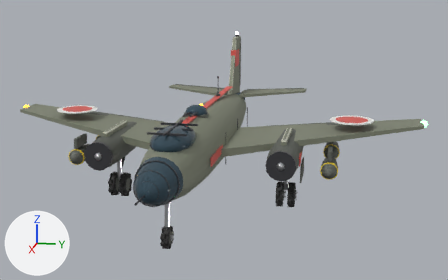
What one commit did to the glTF model assets/models/bomber_red.glb.
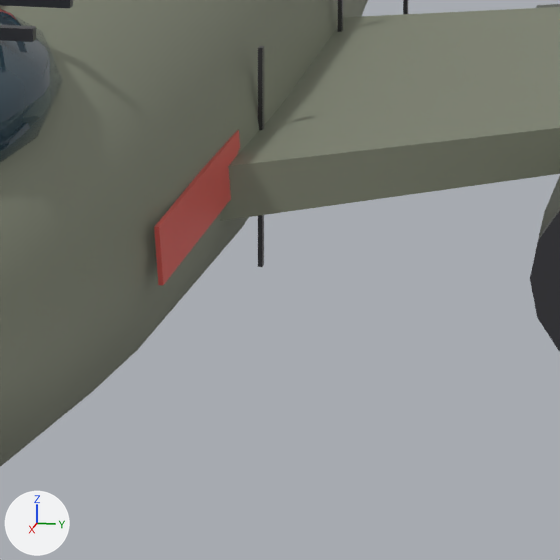
Old and new are each drawn whole from a camera (50 mm lens) standing at (9.51, 2.21, 3.3) and looking at (-0.08, 0.29, 0.9) and again close up on the part from 42% to 60% of the width and 45% to 74% of the height. The axes (+X, +Y, +Z) are drawn at lower left. The lights are the same throughout. The last two pictures show the newer version. Where no turn or scale is listed for an object, it has been applied to the vertices. Vertices at exactly the same position are counted once.

The first close-up shows 'Body'.
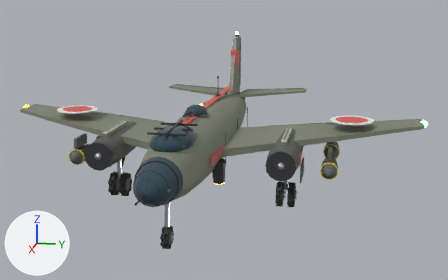
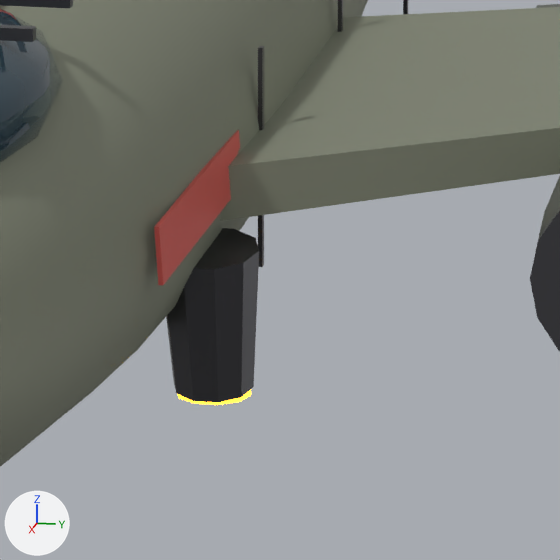
Where the change shows, as pixel boxes [x1, y1, x2, y2] in the close-ups (560 x 560 px):
part 1 of me_body, added
    after: [177, 390, 251, 405]
part 2 of me_body, added
    after: [166, 228, 259, 402]

Diff of the bpy script that builds the scene:
```diff
--- a/assets/models/bomber_red.glb.py
+++ b/assets/models/bomber_red.glb.py
@@ me_body @@
 # used by ob_body; location = (0.0, 0.0, 0.0)
-me_body.from_pydata(...)  # 4558 vertices, 8014 faces; spans x -3.6..3.4, y -3.48..3.48, z 0.0..2.46
+me_body.from_pydata(...)  # 2936 vertices, 5438 faces; spans x -3.6..3.4, y -3.48..3.48, z 0.47..2.46
+# me_body part 1: a new loose piece, a 10-sided cylinder along z spanning x 0.872..1.028, y 0.337..0.502, z 0.51..0.53, in mat_warninglight (orange #ffb33f, glowing orange #ffaa27)
+# me_body part 2: a new loose piece of 20 vertices spanning x 0.87..1.1, y 0.31..0.53, z 0.52..0.87, in mat_gunmetal (dark grey #59595d)
+# other edits to the shape of me_body do not show in these pictures
 me_body.materials.append(mat_armor)
```
